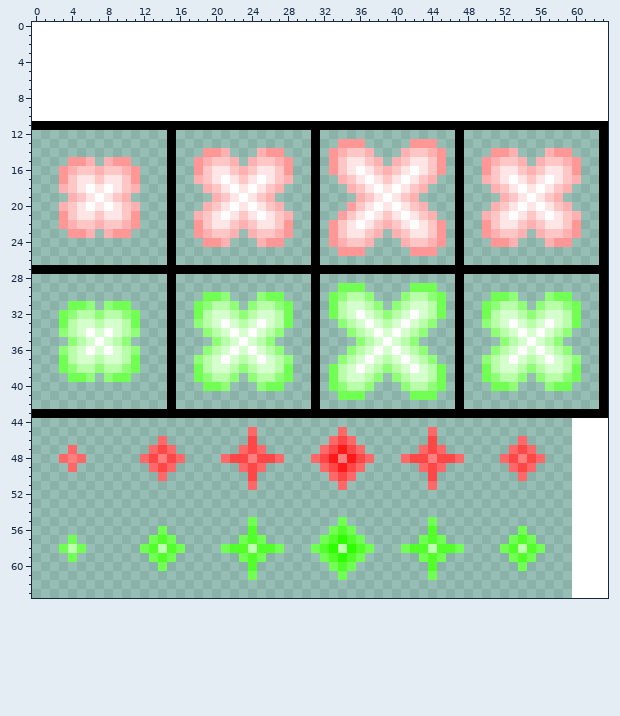
Two states of a pixel-art sprite, opengltest/assets/projectiles.png. The picture above is the old version.
The file is 64x64 pixels. Colours within 5 levels of each other are drawn and written as one.
Now the later version:
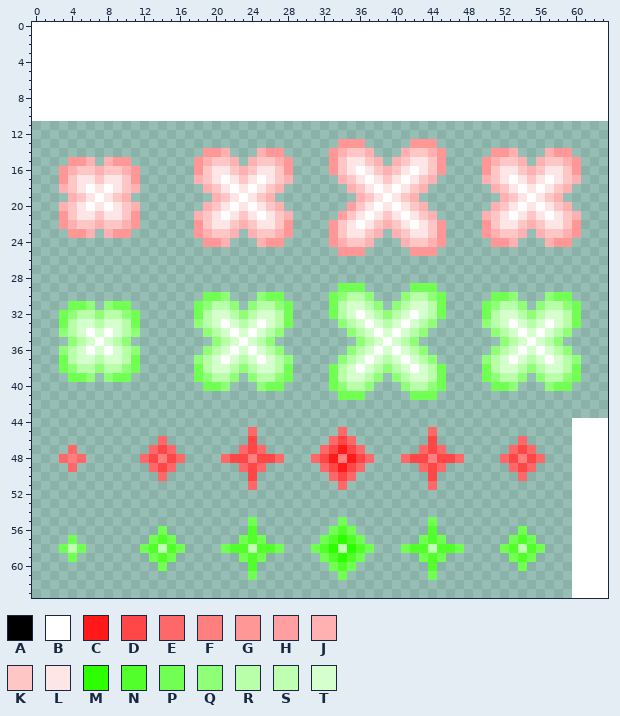
Palette (. is transparent): A #000000  B #ffffff  C #ff1919  D #ff4747  E #ff6868  F #ff7f7f  G #ff9797  H #ff9fa2  J #ffb0b0  K #ffc6c6  L #ffe6e6  M #2eff00  N #52ff2b  P #71ff53  Q #8eff77  R #b9ffaa  S #bfffb2  T #d6ffce
Diff:
The author cleared colour A in row 11 at x 0 to 63; in rows 12 to 26 at x 15, 31, 47 and 63; in row 27 at x 0 to 63; in rows 28 to 42 at x 15, 31, 47 and 63; in row 43 at x 0 to 63.
Changed places in both pictures, as pixel boxes (x1, y1, x2, y2):
erased: (32, 121, 608, 418)
